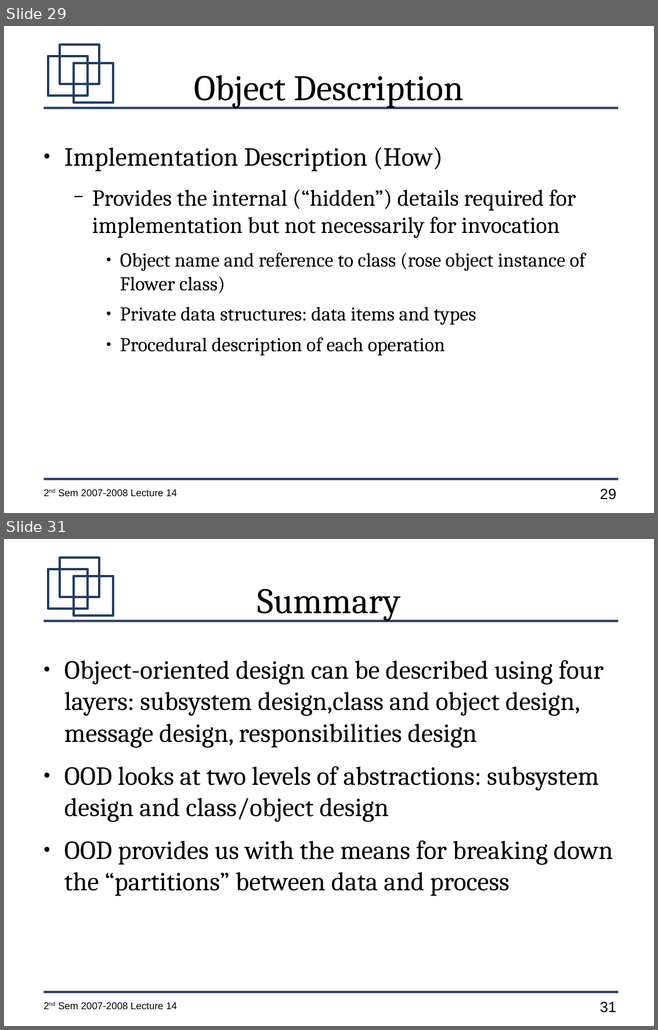
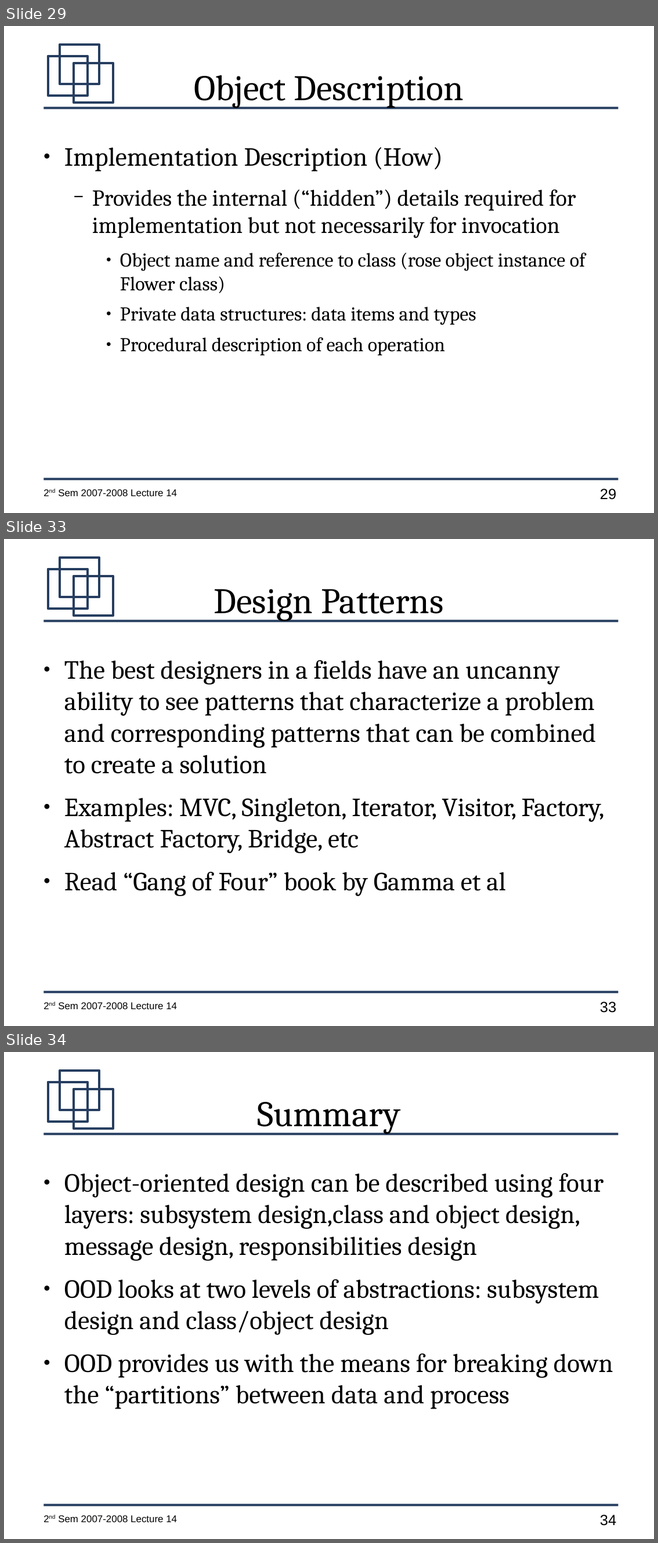
Before and after one commit to jachermocilla/jach-homepage, a slide deck: CMSC128-2nd-Sem-2007-L14.odp. Shown one above the other, each under a label of ours: slides 29 and 31 before the commit, slides 29, 33 and 34 after it; the slides between them are not shown. The pictures are 658x1030 and 658x1543 pixels, drawn with LibreOffice and Linux fonts; fonts in the diff are those of the drawing. Boxes give left, top, right and bottom in pixels: in the first picture for what was removed or moved away, otherwise in the second. Text is boxed around its words. In the diff, an @@ line names an element or a change of style, - is before the commit and + after.

```diff
--- a/CMSC128-2nd-Sem-2007-L14.odp
+++ b/CMSC128-2nd-Sem-2007-L14.odp
@@ slide 33 added at <box>4,539,654,1026</box>, background #FFFFFF; not listed: 7 template elements that a slide beside it also shows @@
@@ title added at <box>214,589,444,621</box>, 44 pt, text #000000 @@
+Design Patterns
@@ text added at <box>64,660,604,896</box>, 32 pt, text #000000 @@
+● The best designers in a fields have an uncanny ability to see patterns that characterize a problem and corresponding patterns that can be combined to create a solution
+● Examples: MVC, Singleton, Iterator, Visitor, Factory, Abstract Factory, Bridge, etc
+● Read “Gang of Four” book by Gamma et al
@@ what was slide 31 is now slide 34 @@
@@ page number at <box>600,1515,616,1526</box>: text changed @@
-31
+34
```
Also in this commit, not shown: 1 slide changed, 2 other slides added.
